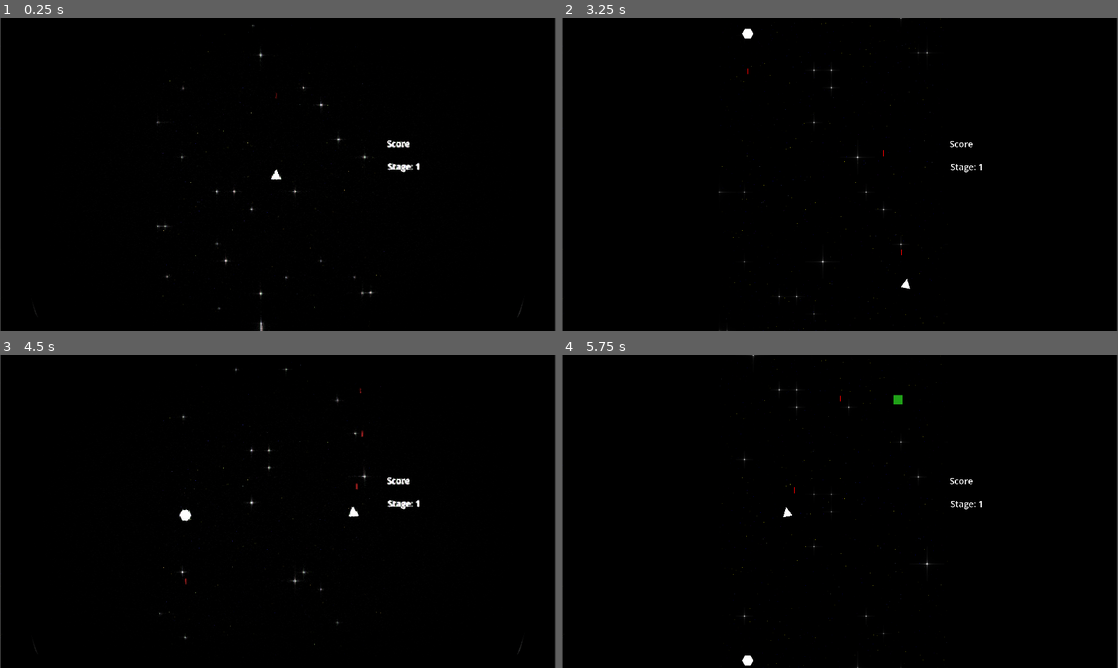
Above: before the commit, frames 1-4 (two rows, left to right).
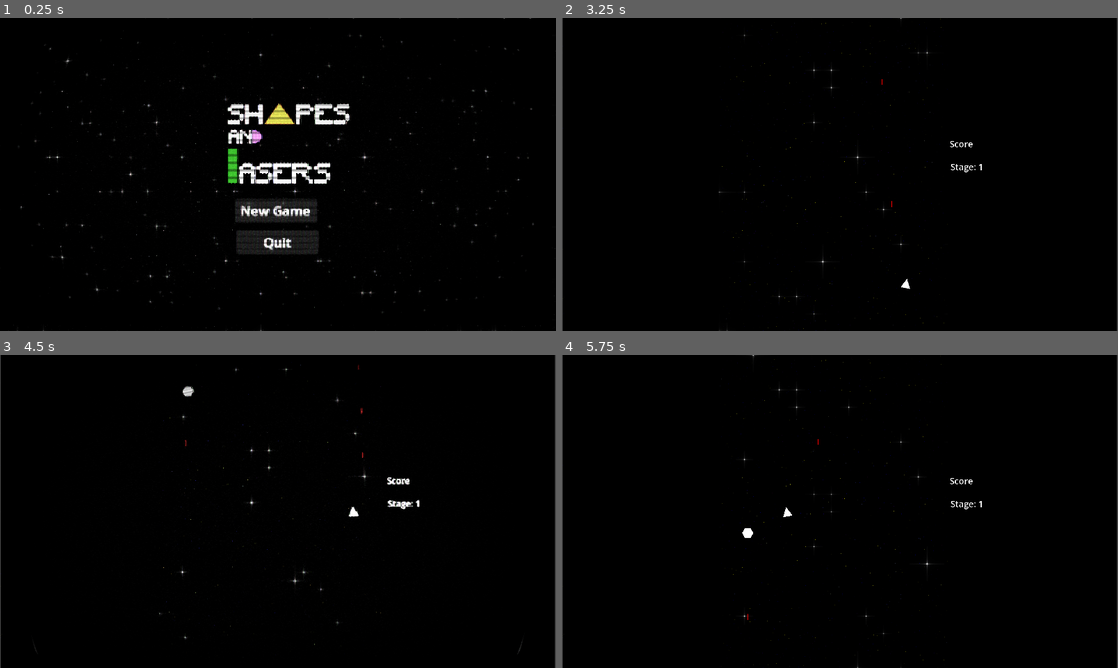
Above: after the commit, the same moments.

Repository: SakuraBlossomTree/shapes-and-lasers
Game: Godot game, scene res://menu.tscn
Same seed, same stepped clock (60 frames per second), same inputs: the game is played once before the commit and once after it. Before the commit the project starts from res://main.tscn.
Inputs (mouse positions are in pixels of both pictures, inside the frame that each line leads up to):
- Up to frame 1 (0.25 s): no input
- Up to frame 2 (3.25 s): click (840, 212) at 0.5 s, where only the run after the commit has a clickable "New Game"; tap Enter (ui_accept) at 1.25, 1.52, 2.27 s; hold Right (ui_right) 1.28-2.03 s; hold Space (Walk) 1.28-2.03 s; hold Down (ui_down) 2.03-2.78 s; tap C (toggle_crt) at 2.1 s; hold Right (ui_right) from 2.78 s (still down); hold Space (Walk) from 2.78 s (still down)
- Up to frame 3 (4.5 s): release Right (ui_right) at 3.53 s; release Space (Walk) at 3.53 s; hold Up (ui_up) 3.53-4.28 s; tap C (toggle_crt) at 3.6 s; tap Enter (ui_accept) at 3.77 s; hold Left (ui_left) from 4.28 s (still down); hold Space (Walk) from 4.28 s (still down)
- Up to frame 4 (5.75 s): keep holding Left (ui_left); tap Enter (ui_accept) at 4.52, 5.27 s; release Space (Walk) at 5.03 s; tap C (toggle_crt) at 5.1 s

The runs differ from the first frame. In frame 1, 4.9% of the frame differs, in the area x 0-100%, y 0-100%; in frame 2, less than 0.1%; in frame 3, 0.2%; in frame 4, 0.2%.

Commit message:
Added a simple quit button

Diff:
--- a/button.gd
+++ b/button.gd
@@ -2,7 +2,7 @@
 
 @onready var main = get_tree().get_root().get_node("Main")
 @onready var normal_music = get_node("../../NormalMusic") # UPDATE path if needed
-@onready var panel = get_node("..") # or drag-assign if needed$".."
+@onready var panel = get_node("..") # or drag-assign if needed
 
 func _on_pressed() -> void:
 	# Reset the music pitch back to 1.0 (normal)
@@ -18,5 +18,6 @@
 
 	# Reload the main scene
 	get_tree().reload_current_scene()
+
 	#if is_instance_valid(main):
 		#main.reset_game_state()
--- /dev/null
+++ b/button_2.gd
@@ -0,0 +1 @@
+extends "res://button.gd"
--- a/button_mm.gd
+++ b/button_mm.gd
@@ -1,4 +1,8 @@
 extends Button
 
+@onready var menu_sound = $"../Menu_Sound"
+
 func _on_pressed() -> void:
+	menu_sound.play()
+	await get_tree().create_timer(0.5).timeout
 	get_tree().change_scene_to_file("res://main.tscn")
--- a/main.gd
+++ b/main.gd
@@ -12,7 +12,9 @@
 @onready var end_screen = preload("res://end_game.tscn")
 @onready var normal_music = $NormalMusic
 @onready var slow_music = $SlowMusic
+@onready var main = get_tree().get_root().get_node("Main")
 @onready var panel = $Panel
+@onready var menu_sound = $Menu_Button_Sound
 var score: int = 0
 var current_stage = 1
 var enemies_spawned_per_stage = 0
@@ -130,7 +132,7 @@
 		var tween = create_tween()
 
 		# Fade volume & pitch together
-		tween.tween_property(normal_music, "pitch_scale", slow_pitch, 0.7)
+		tween.tween_property(normal_music, "pitch_scale", slow_pitch, 1.0)
 
 		panel.visible = true
 
@@ -179,3 +181,30 @@
 	# Reset timer
 	spawn_timer.wait_time = spawn_interval
 	spawn_timer.start()
+
+
+
+
+func _on_button_pressed() -> void:
+	# Reset the music pitch back to 1.0 (normal)
+	menu_sound.play()
+	if is_instance_valid(normal_music):
+		var tween = create_tween()
+		tween.tween_property(normal_music, "pitch_scale", 1.0, 2.0)
+
+	# Hide panel (optional)
+	if is_instance_valid(panel):
+		panel.visible = false
+
+	await get_tree().create_timer(2.5).timeout
+
+	# Reload the main scene
+	get_tree().reload_current_scene()
+
+	#if is_instance_valid(main):
+		#main.reset_game_state()
+
+func _on_button_2_pressed() -> void:
+	menu_sound.play()
+	await get_tree().create_timer(0.5).timeout
+	get_tree().change_scene_to_file("res://menu.tscn")
--- a/main.tscn
+++ b/main.tscn
@@ -8,7 +8,8 @@
 [ext_resource type="Shader" uid="uid://bc0tdsqcnxyfj" path="res://crt-shader.gdshader" id="6_7mycd"]
 [ext_resource type="AudioStream" uid="uid://cplpugt5nglsq" path="res://Project_Sky - Untitled(4).ogg" id="7_5vw27"]
 [ext_resource type="AudioStream" uid="uid://brbbp6w060ap3" path="res://Project_Sky - Untitled(3).ogg" id="8_5vw27"]
-[ext_resource type="Script" uid="uid://jgxkpfqjeff3" path="res://button.gd" id="9_kek77"]
+[ext_resource type="AudioStream" uid="uid://uy0lnu6lkk30" path="res://Assets/Sounds/Blip10.ogg" id="9_kek77"]
+[ext_resource type="AudioStream" uid="uid://bn008hpf64gev" path="res://Assets/Sounds/Shoot4.ogg" id="10_4c57u"]
 
 [sub_resource type="ShaderMaterial" id="ShaderMaterial_272bh"]
 shader = ExtResource("6_7mycd")
@@ -189,6 +190,9 @@
 [node name="SlowMusic" type="AudioStreamPlayer2D" parent="."]
 stream = ExtResource("8_5vw27")
 
+[node name="Menu_Button_Sound" type="AudioStreamPlayer2D" parent="."]
+stream = ExtResource("9_kek77")
+
 [node name="Panel" type="Panel" parent="."]
 visible = false
 modulate = Color(1, 1, 1, 0.58431375)
@@ -214,7 +218,19 @@
 offset_right = 203.0
 offset_bottom = 159.0
 text = "Retry"
-script = ExtResource("9_kek77")
+
+[node name="Button2" type="Button" parent="Panel"]
+layout_mode = 0
+offset_left = 133.98445
+offset_top = 170.6063
+offset_right = 202.68349
+offset_bottom = 199.73419
+text = "Menu"
+
+[node name="Bullet_Sound" type="AudioStreamPlayer2D" parent="."]
+stream = ExtResource("10_4c57u")
+volume_db = -21.174
 
 [connection signal="timeout" from="SpawnTimer" to="." method="_on_spawn_timer_timeout"]
-[connection signal="pressed" from="Panel/Button" to="Panel/Button" method="_on_pressed"]
+[connection signal="pressed" from="Panel/Button" to="." method="_on_button_pressed"]
+[connection signal="pressed" from="Panel/Button2" to="." method="_on_button_2_pressed"]
--- a/menu.tscn
+++ b/menu.tscn
@@ -6,6 +6,8 @@
 [ext_resource type="AudioStream" uid="uid://cfp6firkukeem" path="res://Project_Sky - Untitled(1).ogg" id="4_kk3ma"]
 [ext_resource type="Script" uid="uid://d0qjc54lax4jv" path="res://button_mm.gd" id="5_ytr4m"]
 [ext_resource type="Texture2D" uid="uid://6ojsg6aebyxx" path="res://Assets/Sprites/logo_screen.png" id="6_l48gv"]
+[ext_resource type="AudioStream" uid="uid://uy0lnu6lkk30" path="res://Assets/Sounds/Blip10.ogg" id="7_ecwwl"]
+[ext_resource type="Script" uid="uid://n5vkg1e40uub" path="res://quit_button.gd" id="7_kk3ma"]
 
 [sub_resource type="ShaderMaterial" id="ShaderMaterial_iqepy"]
 shader = ExtResource("2_nrnbx")
@@ -96,4 +98,17 @@
 text = "New Game"
 script = ExtResource("5_ytr4m")
 
+[node name="Button2" type="Button" parent="."]
+offset_left = -143.0
+offset_top = 194.00002
+offset_right = -43.0
+offset_bottom = 225.00002
+scale = Vector2(2.8567119, 2.7218144)
+text = "Quit"
+script = ExtResource("7_kk3ma")
+
+[node name="Menu_Sound" type="AudioStreamPlayer2D" parent="."]
+stream = ExtResource("7_ecwwl")
+
 [connection signal="pressed" from="Button" to="Button" method="_on_pressed"]
+[connection signal="pressed" from="Button2" to="Button2" method="_on_pressed"]
--- a/player_movement.gd
+++ b/player_movement.gd
@@ -4,6 +4,7 @@
 @onready var sprite: Sprite2D = $Sprite2D
 @onready var bullet_cooldown: Timer = $BulletCooldown
 @onready var crt_node: ColorRect = $"../Camera2D/CRT Shader"
+@onready var bullet_sound = $"../Bullet_Sound"
 
 const fast_speed = 500.0
 const walk_speed = 200.0
@@ -32,6 +33,7 @@
 		velocity.y = move_toward(velocity.y, 0, ACCEL * delta)
 
 	if bullet_cooldown.is_stopped():
+		bullet_sound.play()
 		shoot_bullet()
 		bullet_cooldown.start()
 
--- a/project.godot
+++ b/project.godot
@@ -11,7 +11,7 @@
 [application]
 
 config/name="Shapes and Lasers"
-run/main_scene="uid://bhpwtjlhbj137"
+run/main_scene="uid://yc3b7721b41a"
 config/features=PackedStringArray("4.5", "GL Compatibility")
 config/icon="res://icon.svg"
 
@@ -19,7 +19,7 @@
 
 window/size/viewport_width=1920
 window/size/viewport_height=1080
-window/size/mode=4
+window/size/mode=3
 window/stretch/mode="viewport"
 
 [global_group]
--- /dev/null
+++ b/quit_button.gd
@@ -0,0 +1,5 @@
+extends Button
+
+
+func _on_pressed() -> void:
+	get_tree().quit()
Not shown, added: Assets/Sounds/Blip10.ogg.import
Not shown, added: Assets/Sounds/Boom3.ogg.import
Not shown, added: Assets/Sounds/Hit7.ogg.import
Not shown, added: Assets/Sounds/Pickup3.ogg.import
Not shown, added: Assets/Sounds/Shoot.ogg.import
Not shown, added: Assets/Sounds/Shoot4.ogg.import
Not shown, added: button_2.gd.uid
Not shown, added: export_presets.cfg
Not shown: 1 places in main.tscn that only renumber resources
Not shown: 1 places in menu.tscn that only renumber resources
Not shown, added: quit_button.gd.uid
Not shown, added: Assets/Sounds/Blip10.ogg
(and 5 more such lines)
